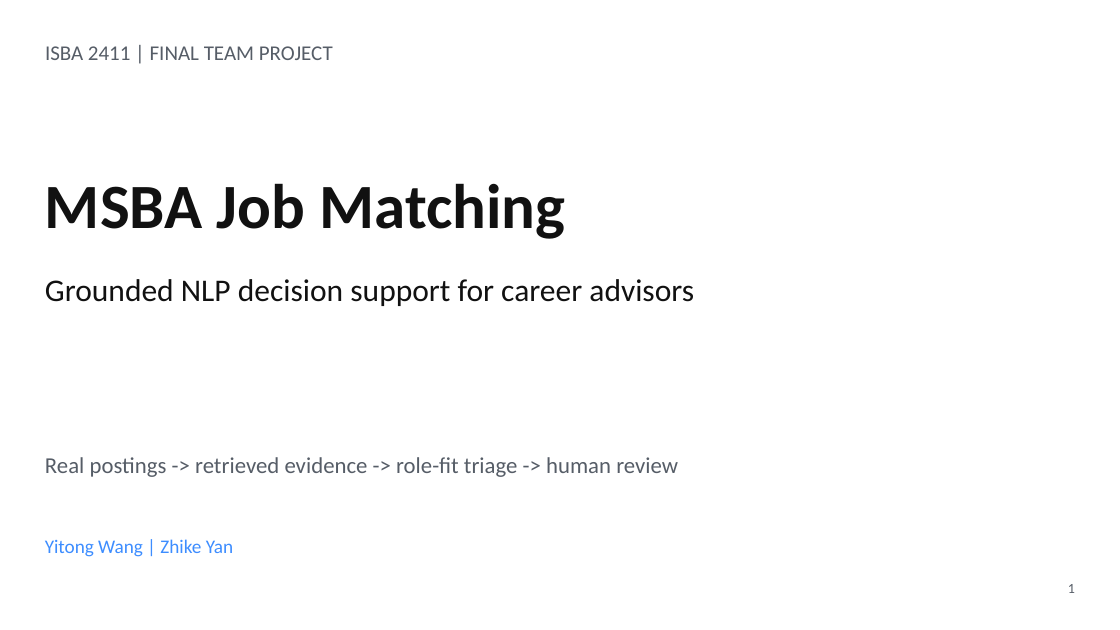
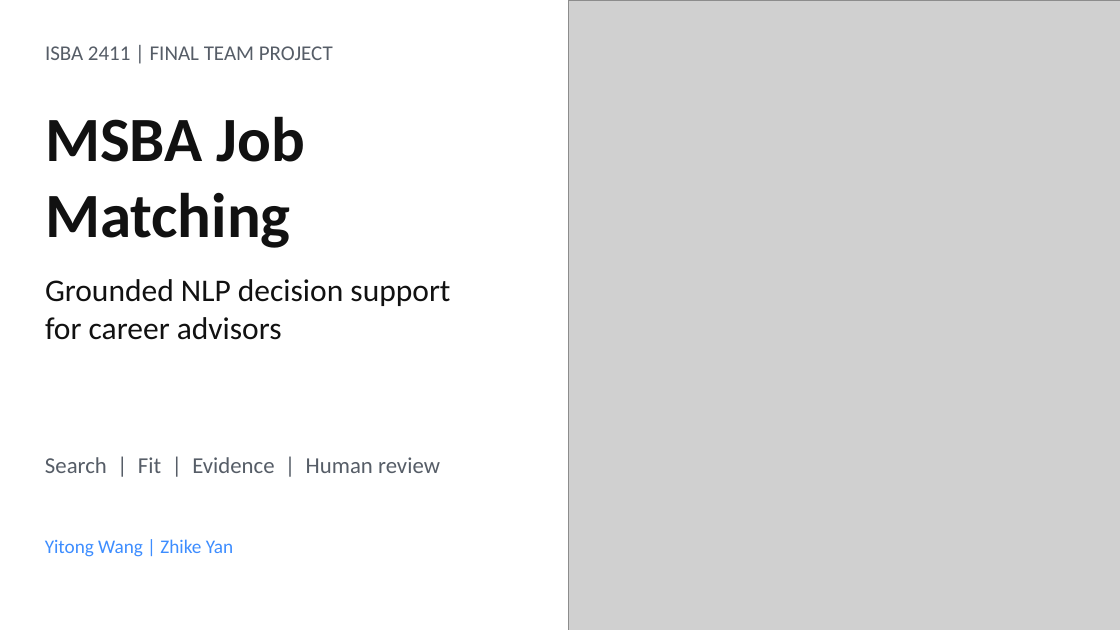
Before and after one commit to Kongbai815/job-matching-nlp, a slide deck: slide 1 of slides/MSBA_Job_Matching_Final_Deck.pptx. Drawn at 1120x630 pixels with LibreOffice and Linux fonts; fonts in the diff are those of the drawing; grey boxes stand for pictures. Boxes give left, top, right and bottom in pixels: in the first picture for what was removed or moved away, otherwise in the second. Text is boxed around its words. In the diff, an @@ line names an element or a change of style, - is before the commit and + after.

```diff
--- a/slides/MSBA_Job_Matching_Final_Deck.pptx
+++ b/slides/MSBA_Job_Matching_Final_Deck.pptx
@@ picture added at (x1=569, y1=0, x2=1120, y2=630) @@
@@ text "MSBA Job Matching" rewrapped from (x1=45, y1=183, x2=566, y2=239) to (x1=45, y1=116, x2=305, y2=248) @@
@@ text "Grounded NLP decision support for ..." rewrapped from (x1=45, y1=279, x2=694, y2=306) to (x1=45, y1=279, x2=450, y2=340) @@
@@ text at (x1=45, y1=457, x2=440, y2=473): text changed @@
-Real postings -> retrieved evidence -> role-fit triage -> human review
+Search | Fit | Evidence | Human review
@@ text removed at (x1=1068, y1=584, x2=1075, y2=593) @@
-1
```
Also in this commit, not shown: 1 other slide changed, 3 slides added, 3 slides removed, 2 other files.
